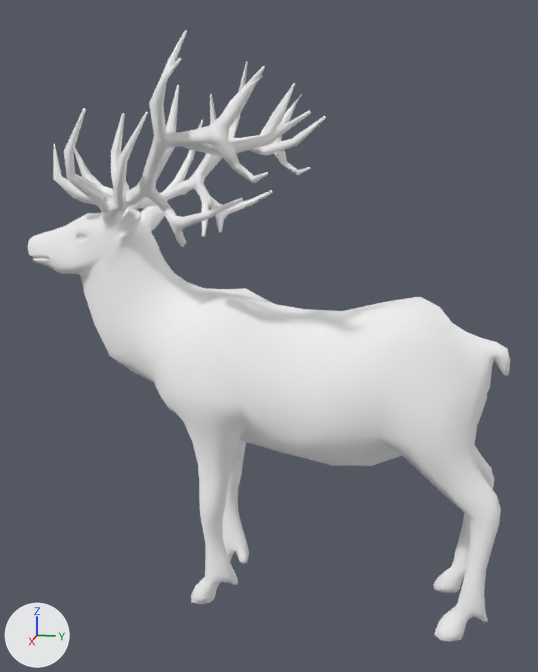
The glTF model apps/client/src/props/art-study/source-natural-stag/natural-stag-quiet.glb as it was, and as the next commit left it.
One viewpoint serves both versions: a 50 mm lens placed at (2.49, 0.54, 1.62), pointed at (-0.01, 0.04, 0.99). The axes (+X, +Y, +Z) are drawn at lower left. The lights are the same throughout. The first picture is the older version. Where no turn or scale is listed for an object, it has been applied to the vertices. Vertices at exactly the same position are counted once.

The first picture shows 'natural-stag-quiet runtime mesh'.
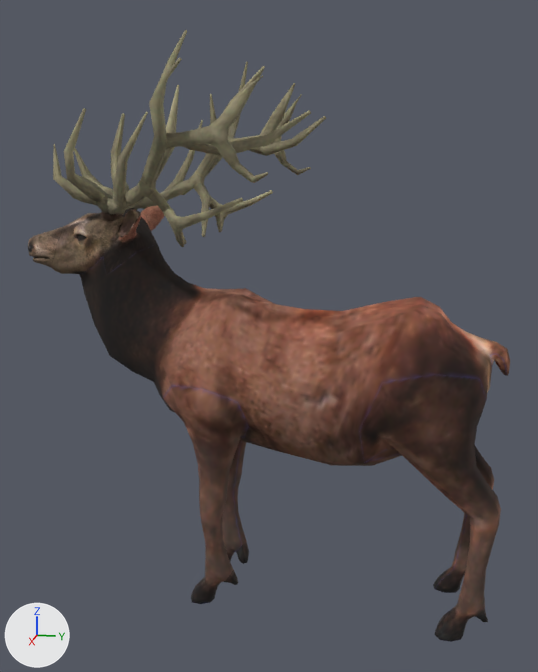
Location of each change, (x1, y1, x2, y2) in pixels of the pictures (538 x 672 px):
part 1 of me_cylinder_004, recoloured (white to brown): (28, 206, 165, 274) in both
part 2 of me_cylinder_004, recoloured (white to brown): (79, 243, 510, 642) in both
part 3 of me_cylinder_004, recoloured (white to brown): (53, 30, 326, 247) in both

The edits, one by one:
Picture 'deer-body' (img_deer_body) is new.
Picture 'deer-head' (img_deer_head) is new.
Picture 'deer-antlers' (img_deer_antlers) is new.
Material 'stag body albedo' (mat_stag_body_albedo) is new.
Its texture is img_deer_body.
Its roughness is 0.9.
Material 'stag head albedo' (mat_stag_head_albedo) is new.
Its texture is img_deer_head.
Its roughness is 0.9.
Material 'stag antlers albedo' (mat_stag_antlers_albedo) is new.
Its texture is img_deer_antlers.
Its roughness is 0.9.
Material 'stag eye albedo' (mat_stag_eye_albedo) is new.
Its base color is (0.015, 0.012, 0.01) (black #211d19).
Its roughness is 0.9.
me_cylinder_004 has 2501 vertices, 4924 faces and spans x -0.46..0.46, y -1.01..0.7, z 0.0..1.95.
me_cylinder_004 is used by ob_natural_stag_quiet_runtime_mesh; location (0.0, 0.156, 0.0).
me_cylinder_004 no longer uses material mat_eye (white #ffffff).
me_cylinder_004 part 1: all 1504 faces that had it switch from mat_head (white #ffffff) to mat_stag_head_albedo (picture img_deer_head).
me_cylinder_004 part 2: all 1984 faces that had it switch from mat_body (white #ffffff) to mat_stag_body_albedo (picture img_deer_body).
me_cylinder_004 part 3: all 1356 faces that had it switch from mat_antlers (white #ffffff) to mat_stag_antlers_albedo (picture img_deer_antlers).
me_cylinder_004 gains material mat_stag_eye_albedo (black #211d19).
